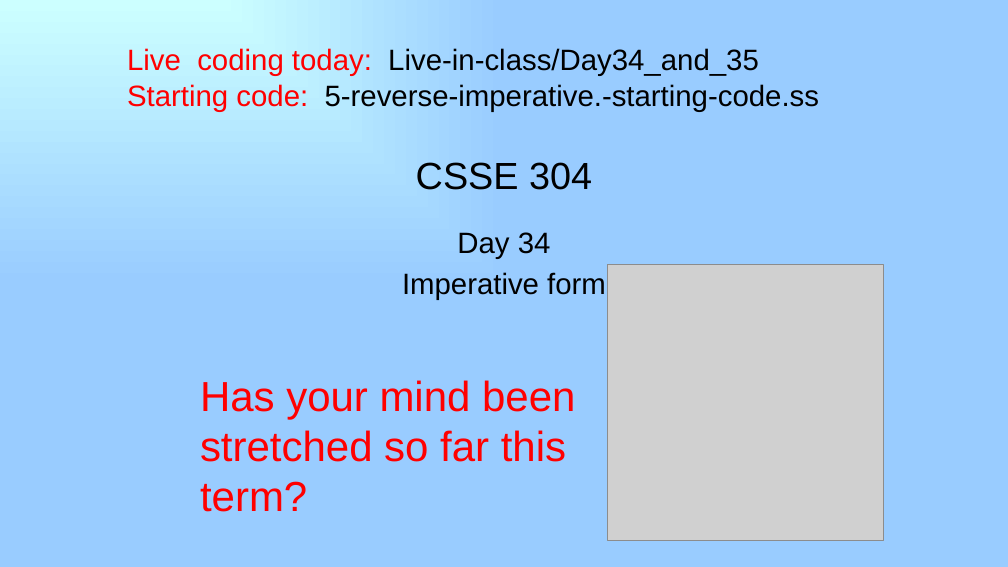
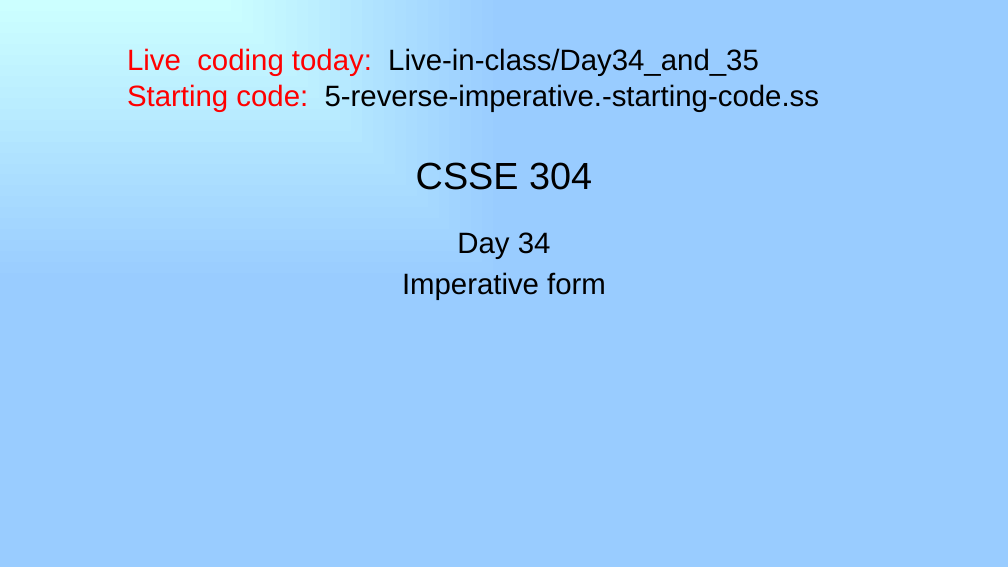
Before and after one commit to RHIT-CSSE/csse304, a slide deck: slide 1 of ClassMaterials/ImperativeForm/34-imperative-form.pptx. Drawn at 1008x567 pixels with LibreOffice and Linux fonts; fonts in the diff are those of the drawing; grey boxes stand for pictures. Boxes give left, top, right and bottom in pixels: in the first picture for what was removed or moved away, otherwise in the second. Text is boxed around its words. In the diff, an @@ line names an element or a change of style, - is before the commit and + after.

```diff
--- a/ClassMaterials/ImperativeForm/34-imperative-form.pptx
+++ b/ClassMaterials/ImperativeForm/34-imperative-form.pptx
@@ picture removed at (608, 265, 884, 541) @@
@@ text removed at (200, 380, 575, 512) @@
-Has your mind been stretched so far this term?
```
Also in this commit, not shown: 2 other slides changed, 4 slides added, 1 slide removed, 4 other files.
